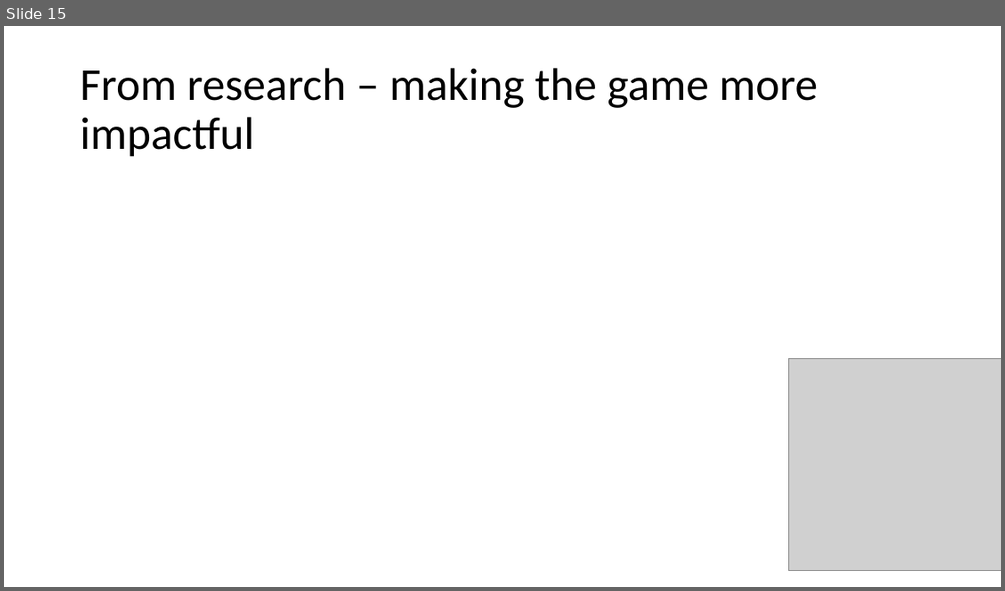
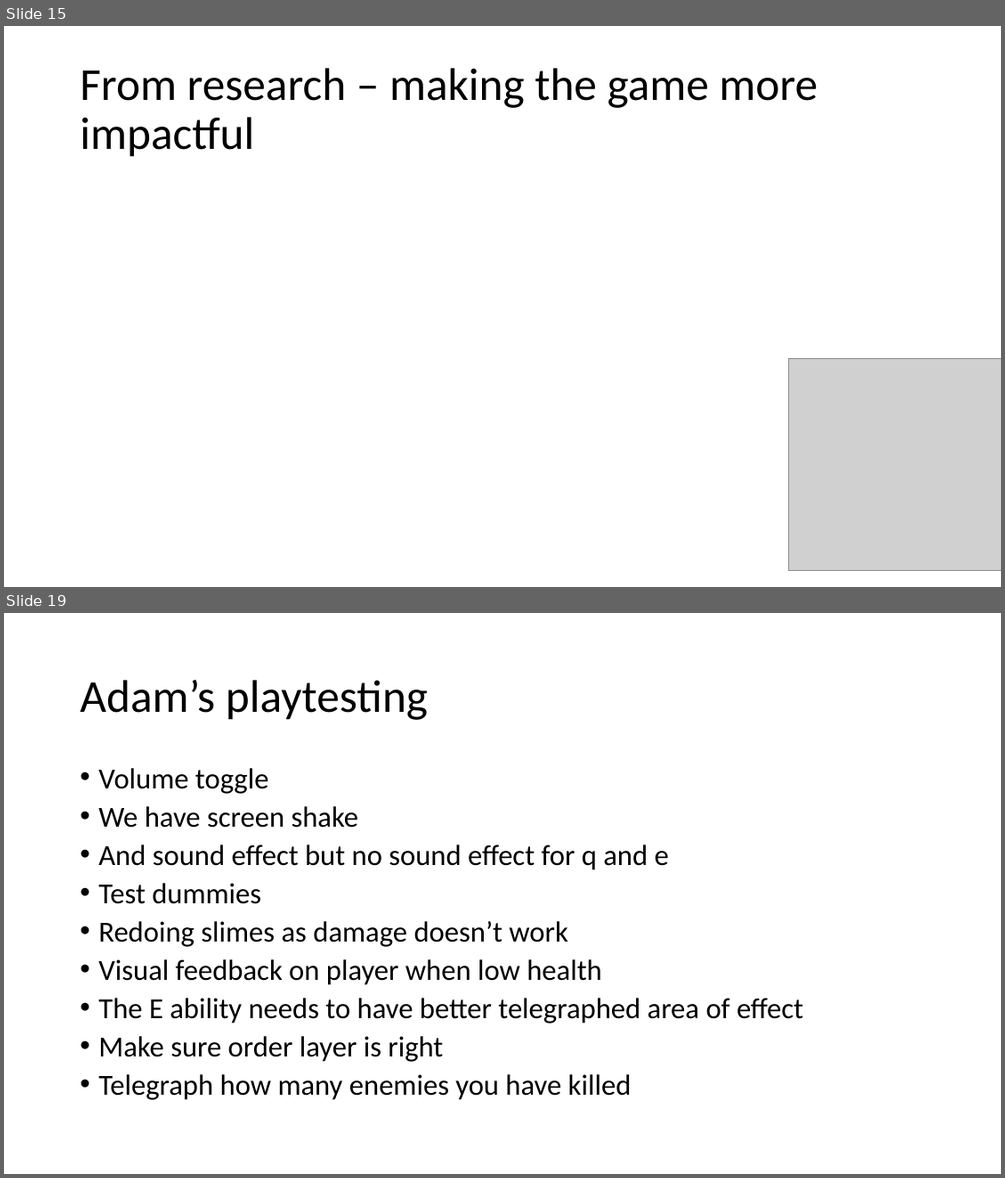
Before and after one commit to danielpokladek/underscore_games_final_year, a slide deck: Design Document/Level 6 Group Project.pptx. Shown one above the other, each under a label of ours: slide 15 before the commit, slides 15 and 19 after it; the slides between them are not shown. The pictures are 1005x591 and 1005x1178 pixels, drawn with LibreOffice and Linux fonts; fonts in the diff are those of the drawing; grey boxes stand for pictures. Boxes give left, top, right and bottom in pixels: in the first picture for what was removed or moved away, otherwise in the second. Text is boxed around its words. In the diff, an @@ line names an element or a change of style, - is before the commit and + after.

Commit message:
Problems we faced & adding to Design Doc
Putting in concerns that needed to be voiced out
Adding elements of our game in design doc through Adam's playtesting

```diff
--- a/Design Document/Level 6 Group Project.pptx
+++ b/Design Document/Level 6 Group Project.pptx
@@ slide 19 added at (4, 613, 1001, 1174), background #FFFFFF @@
@@ title added at (80, 680, 428, 720), 44 pt, text #000000 @@
+Adam’s playtesting
@@ text added at (98, 768, 803, 1100), 28 pt, text #000000 @@
+• Volume toggle
+• We have screen shake
+• And sound effect but no sound effect for q and e
+• Test dummies
+• Redoing slimes as damage doesn’t work
+• Visual feedback on player when low health
+• The E ability needs to have better telegraphed area of effect
+• Make sure order layer is right
+• Telegraph how many enemies you have killed
```
Also in this commit, not shown: 5 other slides added, 1 other file.
